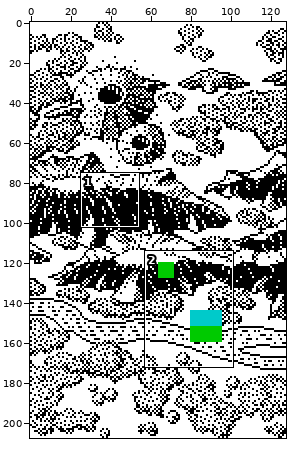
File history of a sprite sheet, res/start.png. The first picture is a wide view before the edit; the outline marks the close-up.
Close-up. Before the edit:
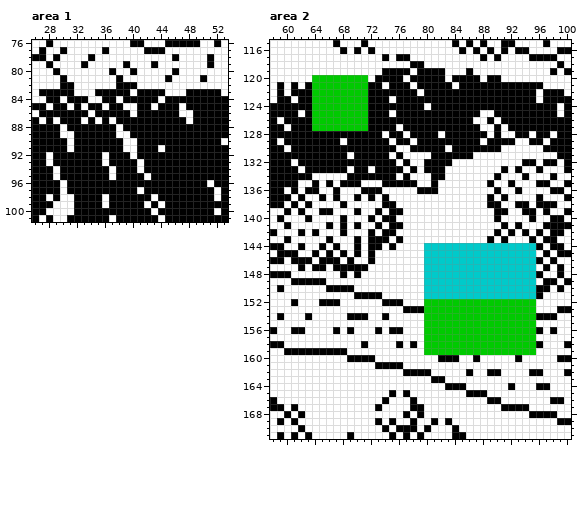
Shown: area 1: x 26..53, y 76..101; area 2: x 58..100, y 115..171.
The result:
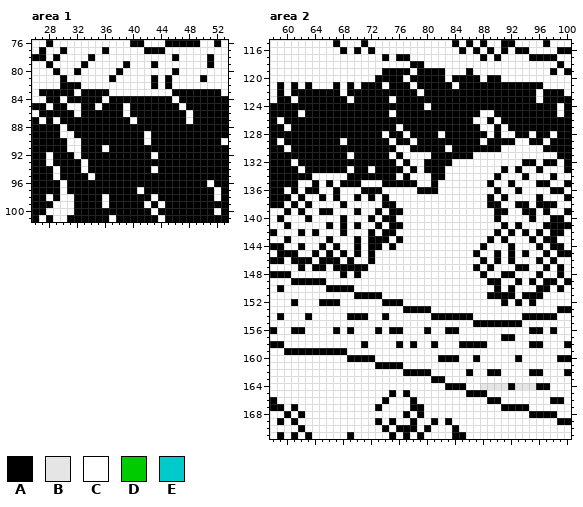
Palette (. is transparent): A #000000  B #e4e5e4  C #ffffff  D #00ca00  E #00caca
Changes in this commit:
file 256x416 -> 128x208 pixels (blocks of 2x2 -> 1x1; one block is one cell here)
--- area 1
@@ x 26..53 @@
  79 CCACCCCACCCCCACCCACCCCCCCACC
- 80 CCCACCCCCCCACCACCCCCACCCCCCC
- 81 CCCCACCCCCCCACCCCCCACCCCACCC
- 82 CCCCAACCCCCCAAACCCCCCCCCCCCC
- 83 CAAAAACCCAAAAACAAAACCCAAAAAC
- 84 CCAACAAACCAACAAAAACAAAAAAAAA
- 85 AACAACACAACAACCAACAAACAAAAAA
- 86 CAAAAAAACAAAAACAAAAAACCAAAAA
- 87 ACACAAACACACAAAAAAAAAACAAAAA
- 88 AAAACAAAAAAACAAAAAAAAAAAAAAA
- 89 AAAACCAAAAAACCAAAAAAAAAAAAAA
- 90 AAAAACAAAAAAACCAAAAAAAAAAAAC
- 91 AAAAACAAAAAAACCAAACAAAAAAAAA
- 92 AACAAAAAAACAAACAAAAAAAAAAAAA
- 93 AACAAAAAAACAAAACAAAAAAAAAAAA
- 94 AAACAAAAAAACAAACAAAAAAAAAAAA
- 95 AAACAAAAAAACAAAACAAAAAAAAAAA
+ 80 CCCACCACCCCCACCCCCCCACCCCCCC
+ 81 CCCCACCCCCCACCCCCACACCCCACCC
+ 82 CCCCAAACCCCCCCCCCACACCCCCCCC
+ 83 CAAAAACAAAACCCCCCCCCAAAAAAAC
+ 84 CCAACAAAAACAAAAAAAAACAAAAAAA
+ 85 AACAACCAACAAACAAAAAAACAAAAAA
+ 86 CAAAAACAAAAAACAAAAAAAACAAAAA
+ 87 ACACAAAAAAAAAACAAAAAAACAAAAA
+ 88 AAAACAAAAAAAAAAAAAAAAAAAAAAA
+ 89 AAAACCAAAAAAAAAACAAAAAAAAAAA
+ 90 AAAAACCAAAAAAAAACAAAAAAAAAAC
+ 91 AAAAACCAAACAAAAAAAAAAAAAAAAA
+ 92 AACAAACAAAAAAAAAACAAAAAAAAAA
+ 93 AACAAAACAAAAAAAAAAAAAAAAAAAA
+ 94 AAACAAACAAAAAAAAACAAAAAAAAAA
+ 95 AAACAAAACAAAAAAAAAAAAAAAAAAA
  96 AAAACAAAAAAAAAAAAAAAAAAAACAA
--- area 2
@@ x 62..73 @@
 119 CCCCCCCCCCCC
-120 CCDDDDDDDDCA
-121 CADDDDDDDDAA
-122 AADDDDDDDDAA
-123 AADDDDDDDDAA
-124 AADDDDDDDDAA
-125 CADDDDDDDDAA
-126 AADDDDDDDDAA
-127 AADDDDDDDDAA
+120 CCCCCCCCCCCA
+121 CACCCACACAAA
+122 AAAAAACAAAAA
+123 AAAAAAACAAAA
+124 AAAAAAAAAAAA
+125 CAAAAAAAAAAA
+126 AAAAAAAAAAAA
+127 AAAAAAAAAAAA
 128 AAAAAAAAAAAA
@@ x 78..97 @@
 143 CCCCCCCCCCCACACCCACA
-144 CCEEEEEEEEEEEEEEEEAC
-145 CCEEEEEEEEEEEEEEEECA
-146 CCEEEEEEEEEEEEEEEEAC
-147 CCEEEEEEEEEEEEEEEECA
-148 CCEEEEEEEEEEEEEEEEAC
-149 CCEEEEEEEEEEEEEEEECA
-150 CCEEEEEEEEEEEEEEEEAA
-151 CCEEEEEEEEEEEEEEEEAC
-152 CCDDDDDDDDDDDDDDDDCC
-153 AADDDDDDDDDDDDDDDDCC
-154 CCDDDDDDDDDDDDDDDDAA
-155 CCDDDDDDDDDDDDDDDDCC
-156 CCDDDDDDDDDDDDDDDDAC
-157 CCDDDDDDDDDDDDDDDDCC
-158 ACDDDDDDDDDDDDDDDDAC
-159 CCDDDDDDDDDDDDDDDDCC
+144 CCCCCCCCCCACCCACCCAC
+145 CCCCCCCCCACCACACACCA
+146 CCCCCCCCCCACACACCCAC
+147 CCCCCCCCCACACCCAACCA
+148 CCCCCCCCCCACCAACCCAC
+149 CCCCCCCCCCCAACCACACA
+150 CCCCCCCCCCCCACACCCAA
+151 CCCCCCCCCCCAAAACAAAC
+152 CCCCCCCCCCCCCACACACC
+153 AAACCCCCCCCCCCCCCCCC
+154 CCCAAAAAACCCCCCCAAAA
+155 CCCCCCCCCAAAAAAACCCC
+156 CCACCAACCCCCCCCCCAAC
+157 CCCCCCCCCCCCCAACCCCC
+158 ACCACCCAAAACCCCCCAAC
+159 CCCCCCCCCCCCCCCCCCCC
 160 CCCCAAACCACCCCCACCCC
@@ x 86..97 @@
 163 CCCCCCCCCCCC
-164 CCCCCCACCCAA
+164 CCBBBBABBBAA
 165 AAACCCCCCCCC
Where, in picture pixels (left, top, right, bottom), the same in both close-ups:
changed: (74, 68, 186, 180)
changed: (312, 75, 368, 131)
changed: (424, 243, 536, 355)
changed: (480, 383, 536, 390)
